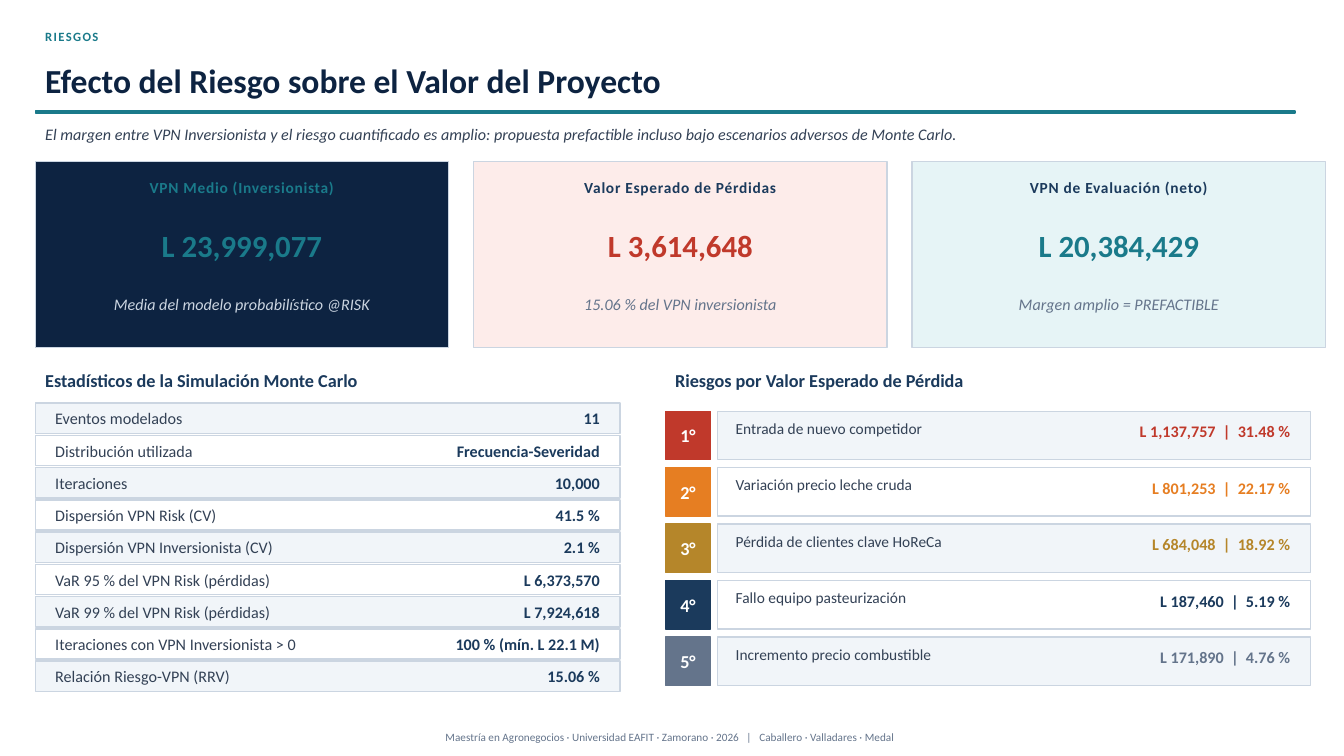
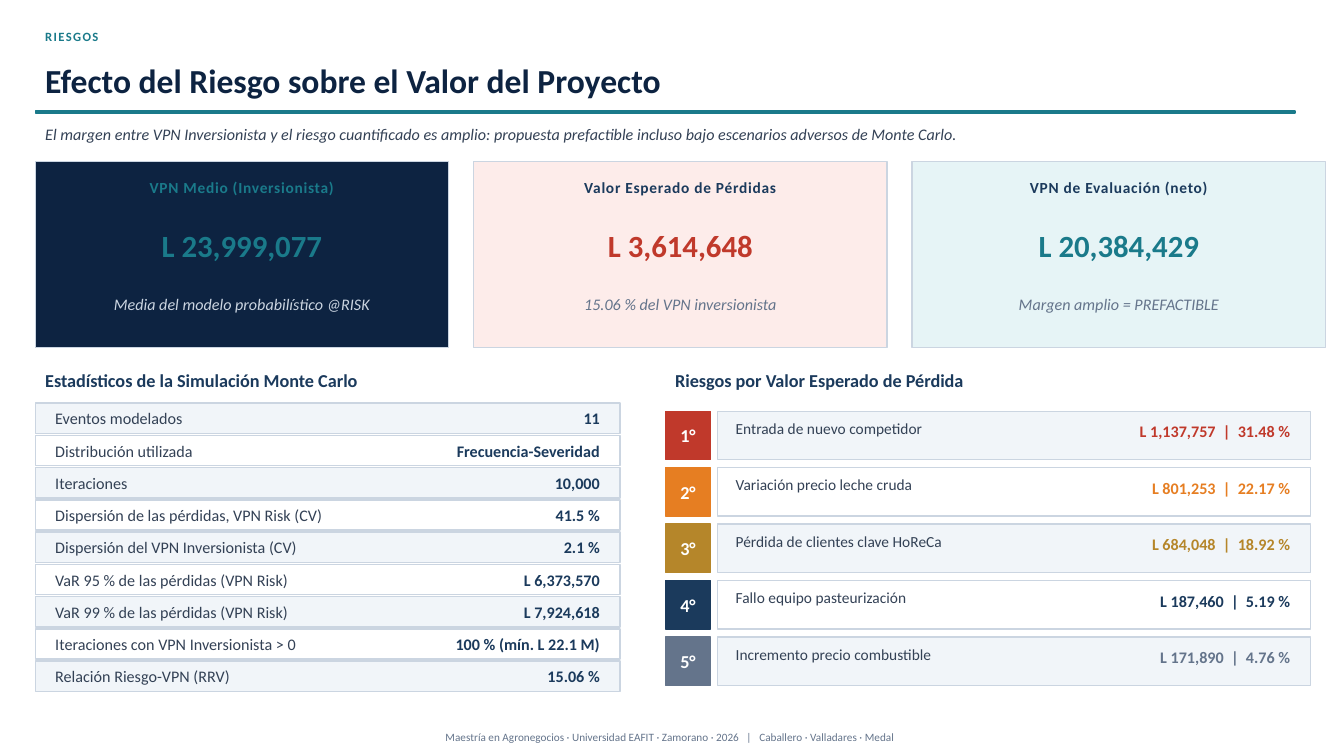
Before and after one commit to modelqdeluxe-ops/ss, a slide deck: slide 30 of Defensa_Tesis_Jaime_Fredy_Horacio_corregida.pptx. Drawn at 1344x756 pixels with LibreOffice and Linux fonts; fonts in the diff are those of the drawing. Boxes give left, top, right and bottom in pixels: in the first picture for what was removed or moved away, otherwise in the second. Text is boxed around its words. In the diff, an @@ line names an element or a change of style, - is before the commit and + after.

```diff
--- a/Defensa_Tesis_Jaime_Fredy_Horacio_corregida.pptx
+++ b/Defensa_Tesis_Jaime_Fredy_Horacio_corregida.pptx
@@ text at (55,509,322,524): text changed @@
-Dispersión VPN Risk (CV)
+Dispersión de las pérdidas, VPN Risk (CV)
@@ text at (55,541,297,556): text changed @@
-Dispersión VPN Inversionista (CV)
+Dispersión del VPN Inversionista (CV)
@@ text at (55,574,288,589): text changed @@
-VaR 95 % del VPN Risk (pérdidas)
+VaR 95 % de las pérdidas (VPN Risk)
@@ text at (55,606,288,621): text changed @@
-VaR 99 % del VPN Risk (pérdidas)
+VaR 99 % de las pérdidas (VPN Risk)
```
Also in this commit, not shown: 12 other slides changed, 1 other file.
